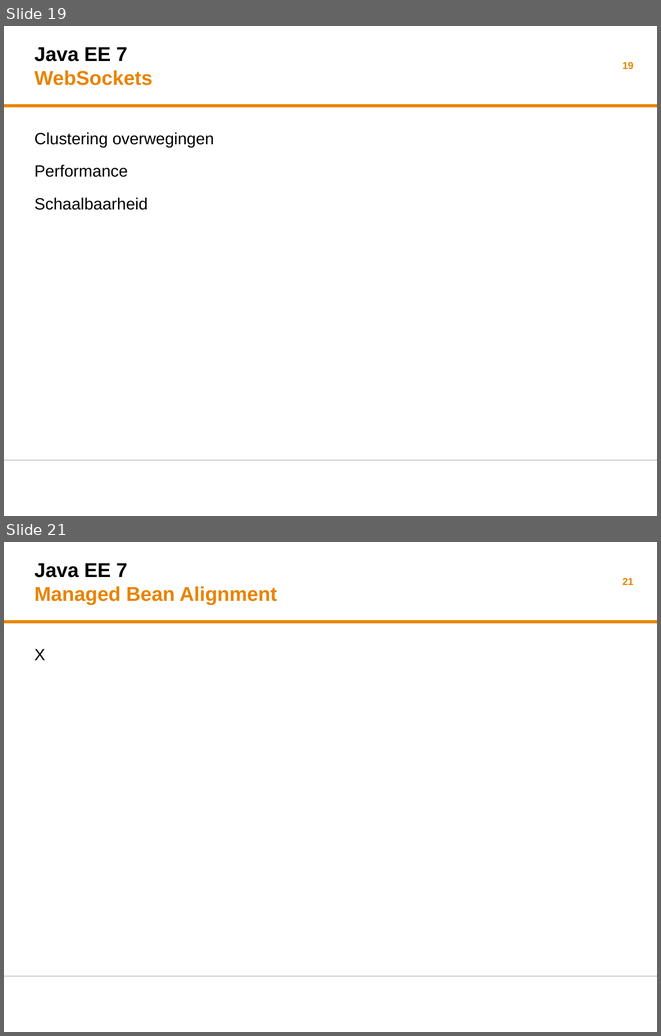
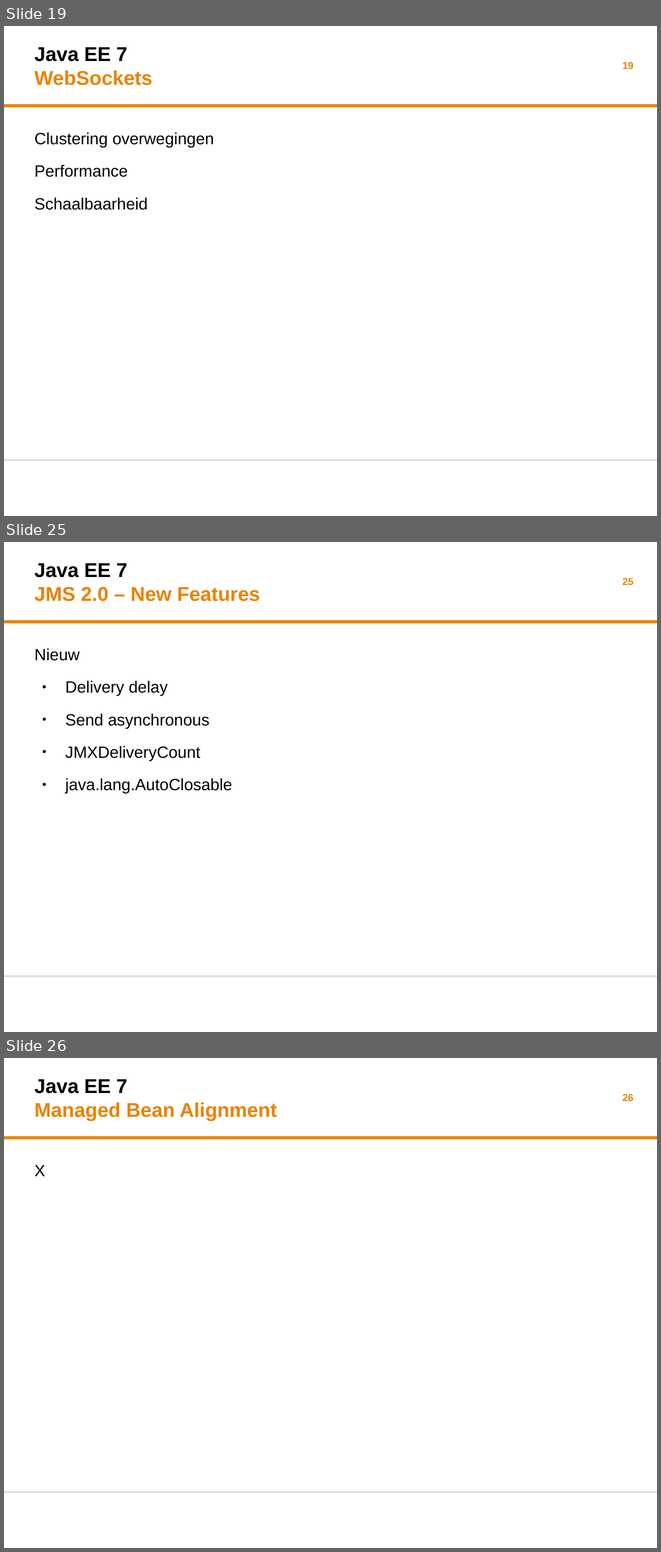
Before and after one commit to martijnblankestijn/javaee7, a slide deck: presentatie/specialmeeting-java-ee-7v2.odp. Shown one above the other, each under a label of ours: slides 19 and 21 before the commit, slides 19, 25 and 26 after it; the slides between them are not shown. The pictures are 661x1036 and 661x1552 pixels, drawn with LibreOffice and Linux fonts; fonts in the diff are those of the drawing; background and template pictures are left out. Boxes give left, top, right and bottom in pixels: in the first picture for what was removed or moved away, otherwise in the second. Text is boxed around its words. In the diff, an @@ line names an element or a change of style, - is before the commit and + after.

```diff
--- a/presentatie/specialmeeting-java-ee-7v2.odp
+++ b/presentatie/specialmeeting-java-ee-7v2.odp
@@ slide 25 added at box(4, 542, 657, 1032), background #FFFFFF; not listed: 2 template elements that a slide beside it also shows @@
@@ title added at box(34, 563, 261, 601), 22 pt, text #E98300, bold @@
+Java EE 7
+JMS 2.0 – New Features
@@ page number added at box(623, 578, 634, 585), 11 pt, text #E98300, bold @@
+25
@@ text added at box(34, 648, 232, 793), 18 pt, text #000000 @@
+Nieuw
+● Delivery delay
+● Send asynchronous
+● JMXDeliveryCount
+● java.lang.AutoClosable
@@ what was slide 21 is now slide 26 @@
@@ page number at box(623, 1094, 634, 1101): text changed @@
-21
+26
```
Also in this commit, not shown: 1 slide changed, 4 other slides added, 7 other files.
